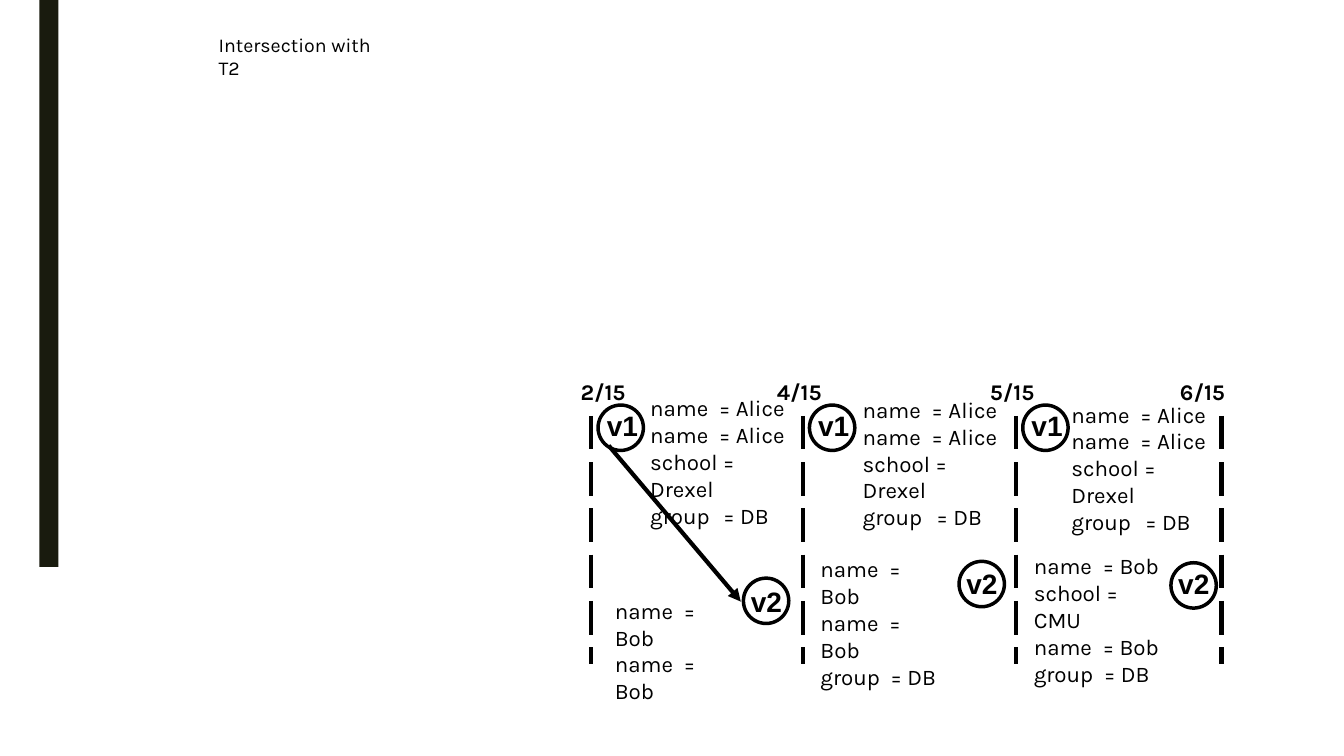
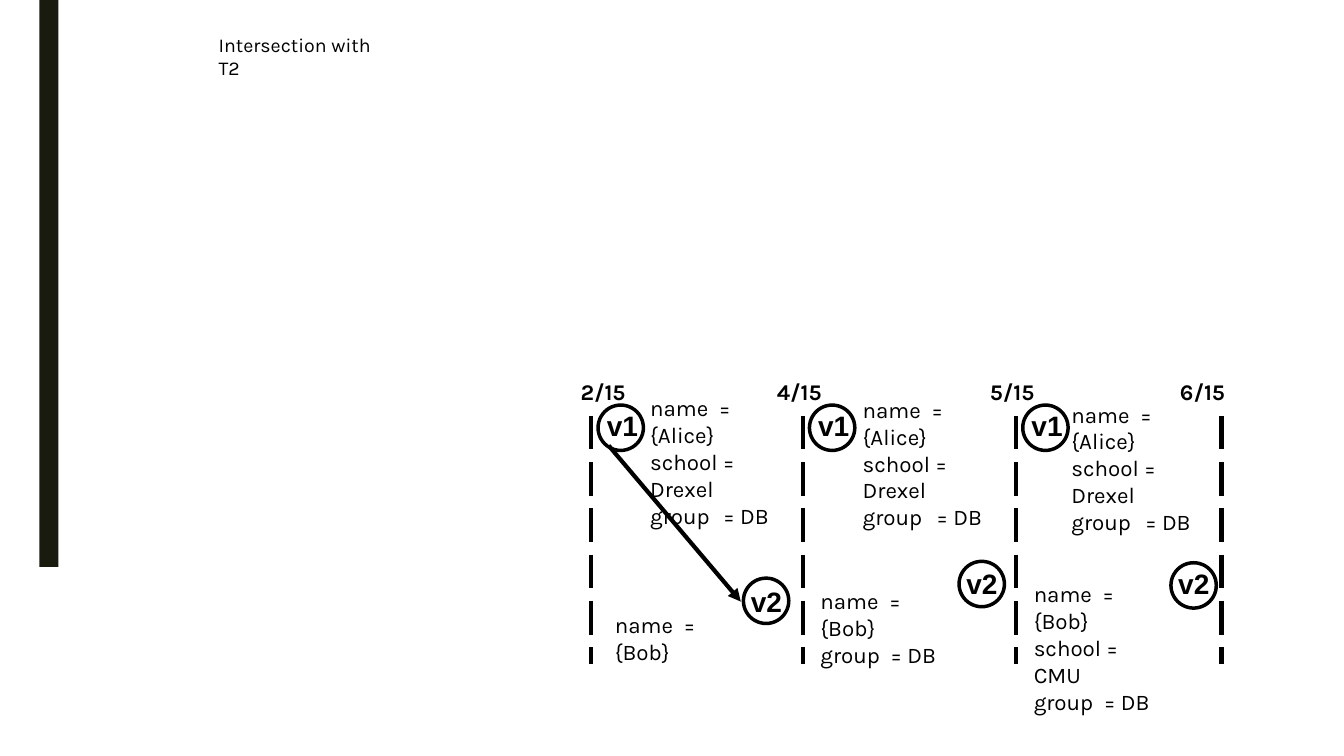
Before and after one commit to PortalDB/portal, a slide deck: slide 8 of paper/sigmod2017/figs/model.pptx. Drawn at 1344x756 pixels with LibreOffice and Linux fonts; fonts in the diff are those of the drawing. Boxes give left, top, right and bottom in pixels: in the first picture for what was removed or moved away, otherwise in the second. Text is boxed around its words. In the diff, an @@ line names an element or a change of style, - is before the commit and + after.

```diff
--- a/paper/sigmod2017/figs/model.pptx
+++ b/paper/sigmod2017/figs/model.pptx
@@ text at (650, 405, 714, 446): text changed @@
-name = Alice
-name = Alice
+name = {Alice}
@@ text at (863, 407, 927, 448): text changed @@
-name = Alice
-name = Alice
+name = {Alice}
@@ text at (1071, 412, 1135, 452): text changed @@
-name = Alice
-name = Alice
+name = {Alice}
@@ text "name = {Bob}": place and size @@
-text "name = {Bob}" at (820, 566, 936, 691)
+text "name = {Bob}" at (820, 598, 936, 669)
@@ text at (820, 598, 878, 639): text changed @@
-name = Bob
-name = Bob
+name = {Bob}
@@ text "name = {Bob}": place and size @@
-text "name = {Bob}" at (1034, 558, 1159, 688)
+text "name = {Bob}" at (1034, 591, 1150, 716)
@@ text at (1034, 591, 1092, 632): text changed @@
-name = Bob
+name = {Bob}
@@ text at (615, 622, 673, 663): text changed @@
-name = Bob
-name = Bob
+name = {Bob}
@@ text at (1034, 639, 1159, 656): paragraph removed @@
-name = Bob
```
Also in this commit, not shown: 3 other slides changed, 9 other files.
